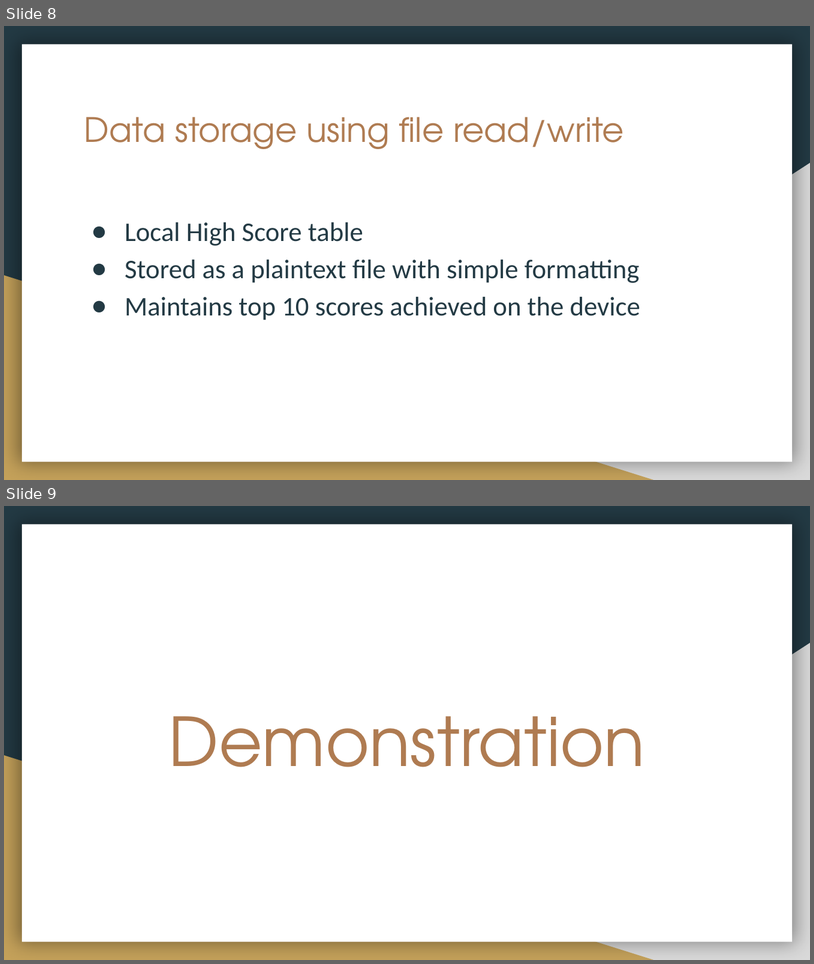
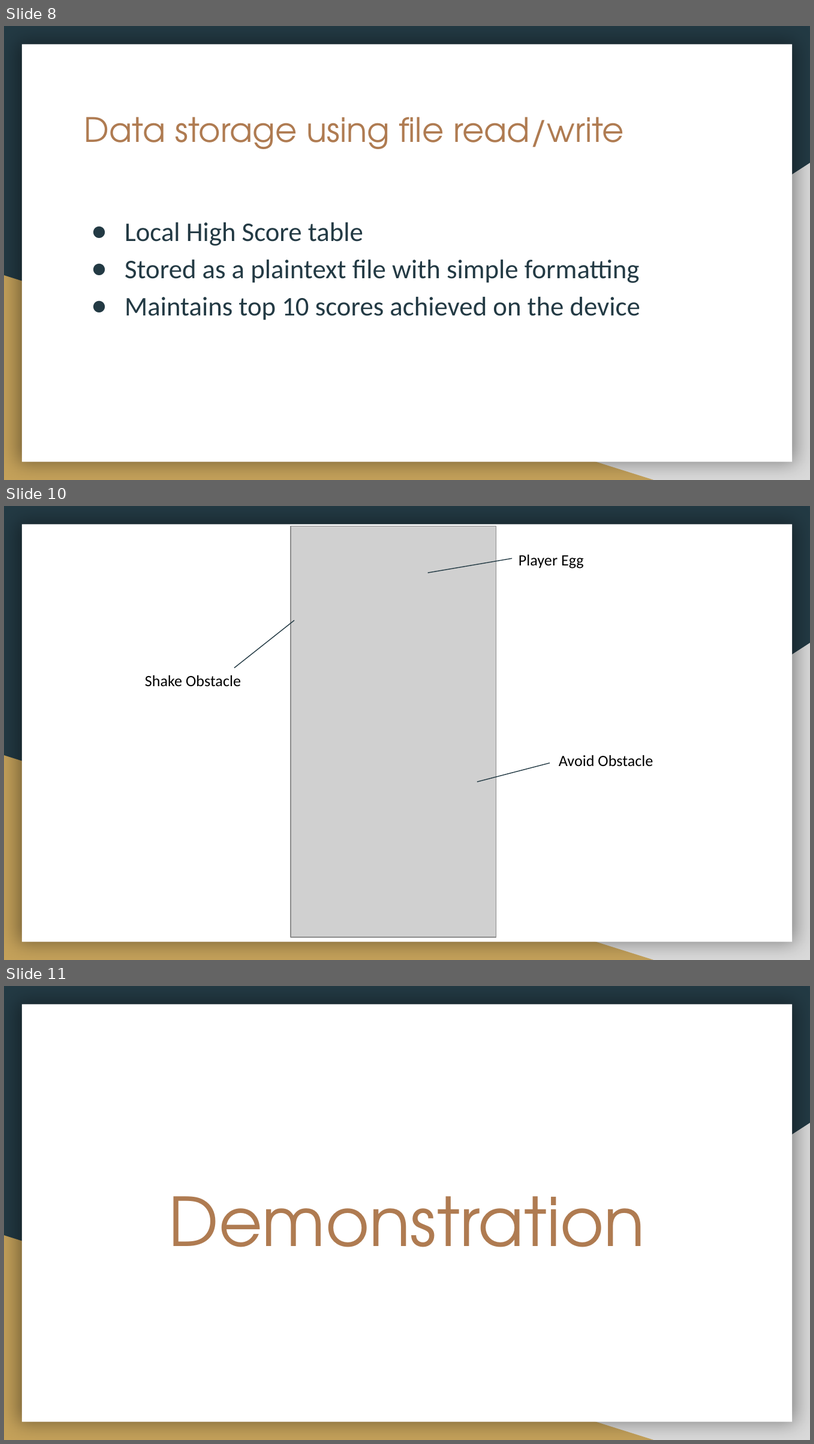
Before and after one commit to wooda012/eggdrop, a slide deck: Egg Drop.pptx. Shown one above the other, each under a label of ours: slides 8 and 9 before the commit, slides 8, 10 and 11 after it; the slides between them are not shown. The pictures are 814x964 and 814x1444 pixels, drawn with LibreOffice and Linux fonts; fonts in the diff are those of the drawing; grey boxes stand for pictures. Boxes give left, top, right and bottom in pixels: in the first picture for what was removed or moved away, otherwise in the second. Text is boxed around its words. In the diff, an @@ line names an element or a change of style, - is before the commit and + after.

```diff
--- a/Egg Drop.pptx
+++ b/Egg Drop.pptx
@@ slide 10 added at bbox=[4, 506, 810, 960], background #233A44; not listed: 3 template elements that a slide beside it also shows @@
@@ picture added at bbox=[291, 526, 497, 937] @@
@@ line added from (512, 558) to (428, 573), #233A44 0.75 pt @@
@@ text added at bbox=[519, 555, 584, 568], 14 pt, text #000000 @@
+Player Egg
@@ line added from (234, 668) to (294, 621), #233A44 0.75 pt @@
@@ text added at bbox=[145, 675, 241, 687], 14 pt, text #000000 @@
+Shake Obstacle
@@ text added at bbox=[559, 755, 653, 766], 14 pt, text #000000 @@
+Avoid Obstacle
@@ line added from (477, 782) to (550, 762), #233A44 0.75 pt @@
@@ what was slide 9 is now slide 11 @@
```
Also in this commit, not shown: 1 other slide added.
